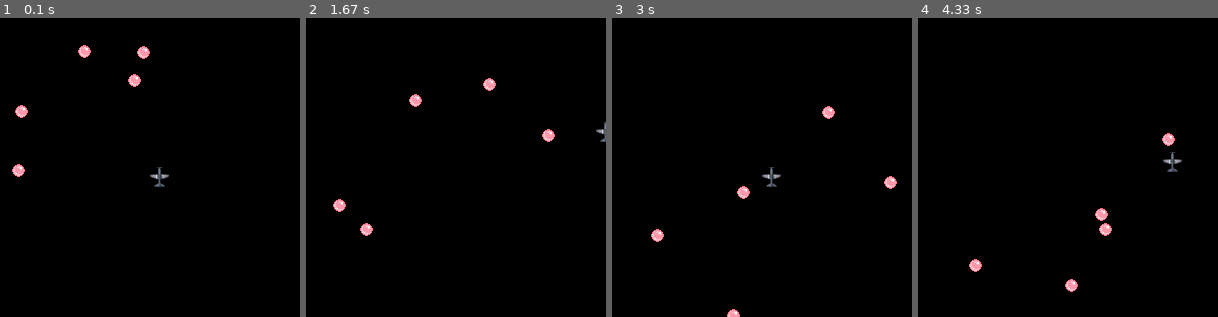
Above: before the commit, frames 1-4 (left to right).
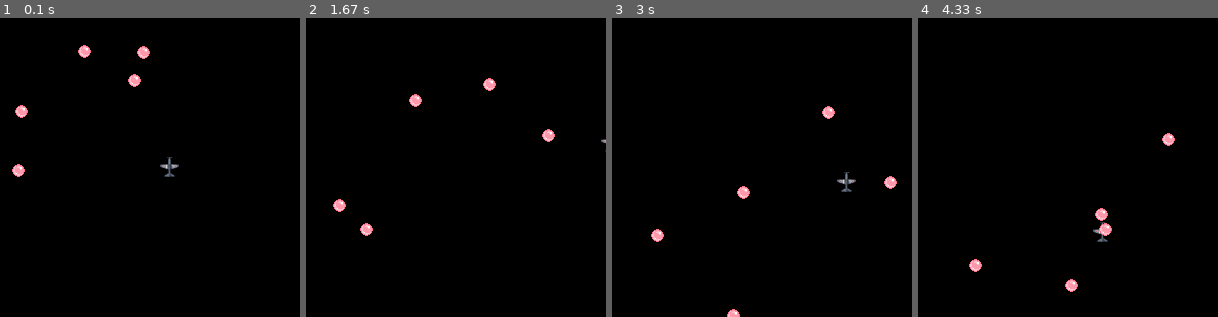
Above: after the commit, the same moments.

Repository: KoGaYoung/pygame-Airplane-Game
Game: pygame game, started from PyGame/mainScreen.py
Same seed, same stepped clock (60 frames per second), same inputs: the game is played once before the commit and once after it.
Inputs:
- Up to frame 1 (0.1 s): no input
- Up to frame 2 (1.67 s): hold D 0.33-0.8 s; hold W 0.83-1.13 s; hold D 1.17-1.63 s
- Up to frame 3 (3 s): hold A 1.67-2.2 s; hold S 2.23-2.53 s; hold A 2.57-2.97 s
- Up to frame 4 (4.33 s): hold W 3-3.37 s; hold D 3.4-4.03 s; hold S from 4.07 s (still down)

The runs differ from the first frame. In frame 1, 0.3% of the frame differs, in the area x 50-60%, y 46-57%; in frame 2, 0.1%; in frame 3, 0.3%, in the area x 50-82%, y 49-59%; in frame 4, 0.3%.

Commit message:
init auto play

Diff:
--- a/PyGame/mainScreen.py
+++ b/PyGame/mainScreen.py
@@ -1,4 +1,5 @@
 import pygame, sys
+import math
 from pygame.locals import *
 from random import *
 from ball import *
@@ -26,11 +27,7 @@
     while True:
         elapsed = clock.tick(30)
         #score += elapsed
-        #print(ballList[1].x, ballList[1].y)
-        print("공[1]좌표")
-        print(ballList[1].x, ballList[1].y)
-        print("둘 사이의 x거리구하기")
-        print(player.x-ballList[1].x)
+
         #키가 눌려있을 때 동시키 입력할 수 있도록
         for event in pygame.event.get():
             if(event.type == KEYDOWN):
@@ -52,6 +49,25 @@
                 if event.key == K_s:
                     saveKey[3] = False
 
+
+        min = 10000
+        ball = ballList[0]
+        a = 0
+        b = 0
+        for i in range (5) :
+            a = player.x - ballList[i].x
+            b = player.y - ballList[i].y
+            c = math.sqrt((a * a ) + (b * b)) #제곱근구하기
+            if( c < min ):
+                min = c
+                ball = ballList[i]
+
+
+        saveKey[0] = ball.x > player.x
+        saveKey[1] = ball.x < player.x
+        saveKey[2] = ball.y < player.y
+        saveKey[3] = ball.y > player.y
+
         #눌린 키에 따라 비행기 이동
         # true IF condition ELSE false
         if (saveKey[0]) :
@@ -62,6 +78,7 @@
             player.y = player.y - 5 if player.y - 5 > 0 else player.y
         elif (saveKey[3]) :
             player.y = player.y + 5 if player.y + 5 < SCREEN_HEIGHT else player.y;
+
 
         #게임종료
         if event.type == pygame.QUIT:
